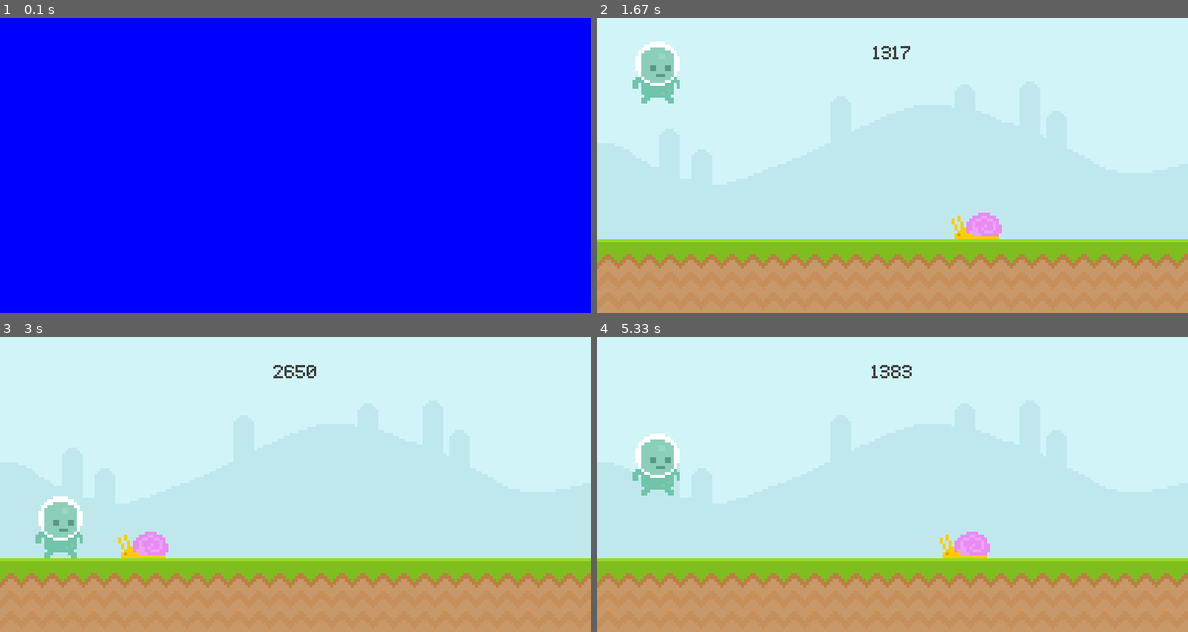
Above: before the commit, frames 1-4 (two rows, left to right).
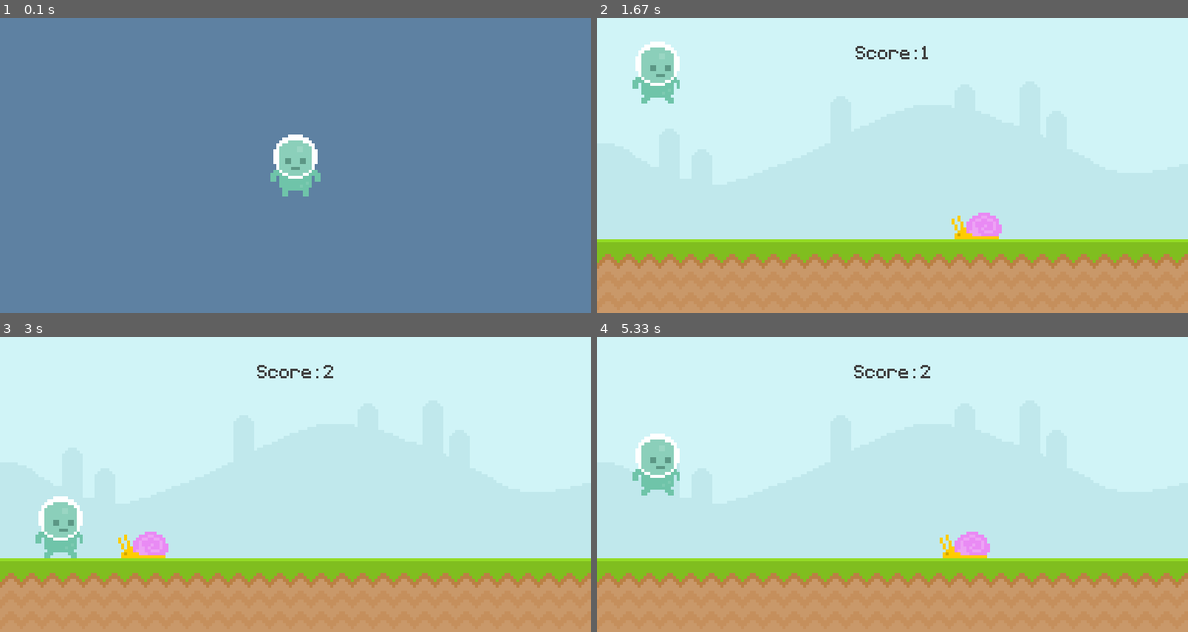
Above: after the commit, the same moments.

Repository: XxipeTotecs/PythonGame
Game: pygame game, started from index.py
Two runs of this game, one before a commit and one after it. Both use one fixed random seed, a clock stepped at 60 frames per second and the inputs below.
Inputs (mouse positions are in pixels of both pictures, inside the frame that each line leads up to):
- Up to frame 1 (0.1 s): no input
- Up to frame 2 (1.67 s): tap Space at 0.33, 0.67, 1.4 s; click (709, 121) at 1.05 s
- Up to frame 3 (3 s): tap Space at 1.7, 2.23, 2.53, 2.73 s
- Up to frame 4 (5.33 s): tap Space at 3.03, 3.63, 3.93, 4.07, 4.47, 4.77 s

The runs differ from the first frame. In frame 1, 100% of the frame differs, in the area x 0-100%, y 0-100%; in frame 2, 0.2%; in frame 3, 0.3%; in frame 4, 0.3%.

Commit message:
criando uma tela inicial

Diff:
--- a/index.py
+++ b/index.py
@@ -3,8 +3,9 @@
 
 
 def displayScore():
-    current_time = pygame.time.get_ticks() - start_game
-    score_surface = test_font.render(f'{current_time}', False, (64, 64, 64))
+    current_time = int(pygame.time.get_ticks() / 1000) - start_game
+    score_surface = test_font.render(
+        f'Score: {current_time}', False, (64, 64, 64))
     score_retangulo = score_surface.get_rect(center=(400, 50))
     screen.blit(score_surface, score_retangulo)
 
@@ -14,7 +15,7 @@
 pygame.display.set_caption('O Corredor')
 clock = pygame.time.Clock()
 test_font = pygame.font.Font('UltimatePygameIntro/font/Pixeltype.ttf', 40)
-game_active = True
+game_active = False
 start_game = 0
 
 sky_surface = pygame.image.load(
@@ -35,6 +36,14 @@
 player_retangulo = player_surface.get_rect(midbottom=(80, 300))
 player_gravidade = 0
 
+
+# Intro Screen
+
+player_stand = pygame.image.load(
+    'UltimatePygameIntro/graphics/Player/player_stand.png')
+player_stand_rect = player_stand.get_rect(center=(400, 200))
+
+
 while True:
     for event in pygame.event.get():
         if event.type == pygame.QUIT:
@@ -54,7 +63,7 @@
             if event.type == pygame.KEYDOWN and event.key == pygame.K_SPACE:
                 game_active = True
                 snail_retangulo.left = 800
-                start_game = pygame.time.get_ticks()
+                start_game = int(pygame.time.get_ticks() / 1000)
 
     if game_active:
         screen.blit(sky_surface, (0, 0))
@@ -81,7 +90,8 @@
             game_active = False
 
     else:
-        screen.fill('Blue')
+        screen.fill((94, 129, 162))
+        screen.blit(player_stand, player_stand_rect)
 
     pygame.display.update()
     clock.tick(60)
